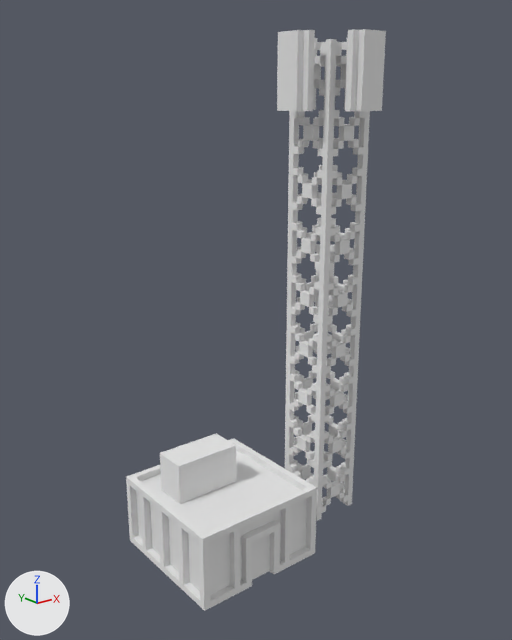
An edit to the OBJ model Godot/tanks-of-freedom-ii/assets/buildings/blue/tower.obj, drawn before and after from the same camera.
Camera for both pictures: a 50 mm camera at (-6.35, -7.53, 6.47) aimed at (-0.28, 0.06, 3.43). Every picture has the same lights, and +X, +Y and +Z are marked at lower left. Where no turn or scale is listed for an object, it has been applied to the vertices.

The first picture shows 'Untitled'.
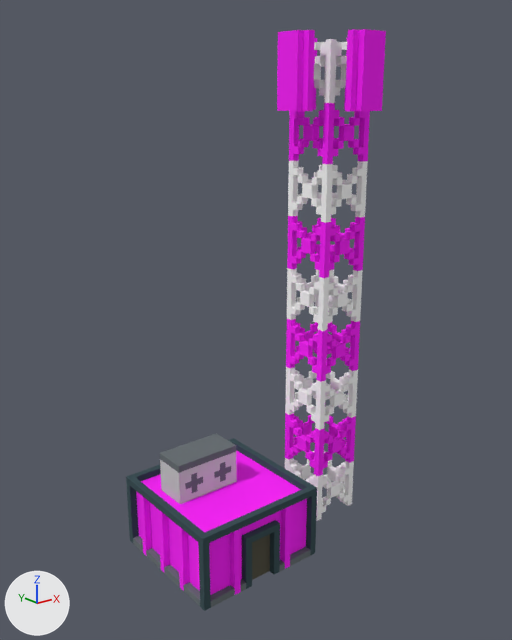
Where the change shows, as pixel boxes [x1, y1, x2, y2] in the pictures (512 x 640 px):
'Untitled', surface changed
    both: [126, 29, 386, 611]

Edits to the bpy script that builds the scene:
```text
Add img_tower_png:
    img_tower_png = load_image('tower.png', 'tower.png', 256, 1, 'sRGB')
Change mat_palette:
    remove mat_palette.base_color = (0.8, 0.8, 0.8)  # white #e7e7e7
    add mat_palette.texture = img_tower_png
```
